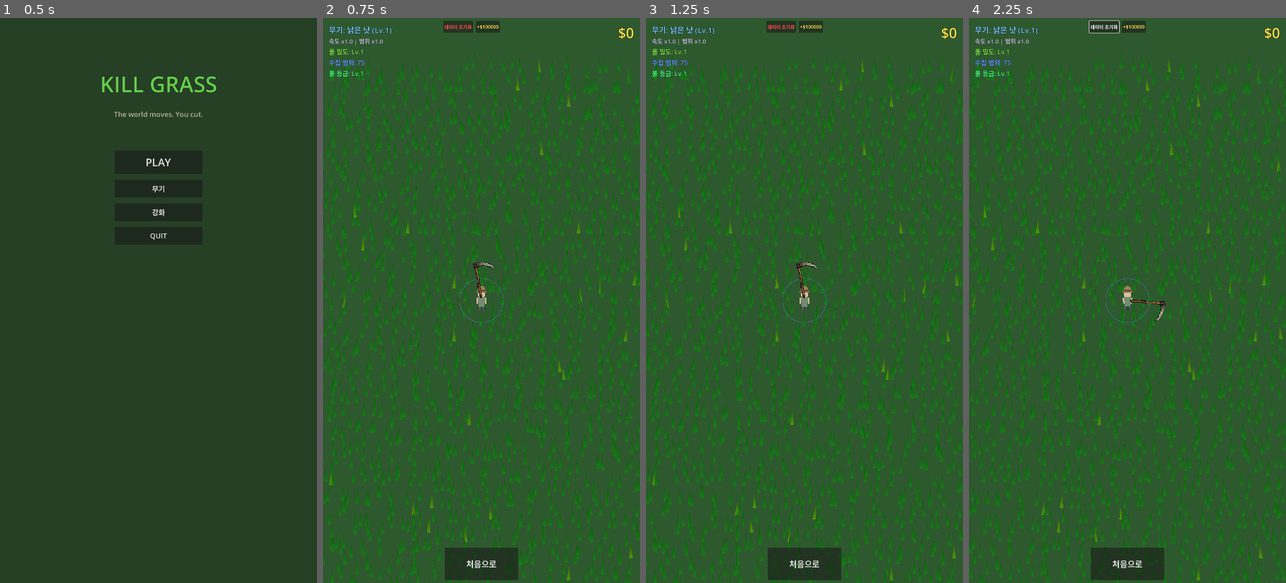
Above: before the commit, frames 1-4 (left to right).
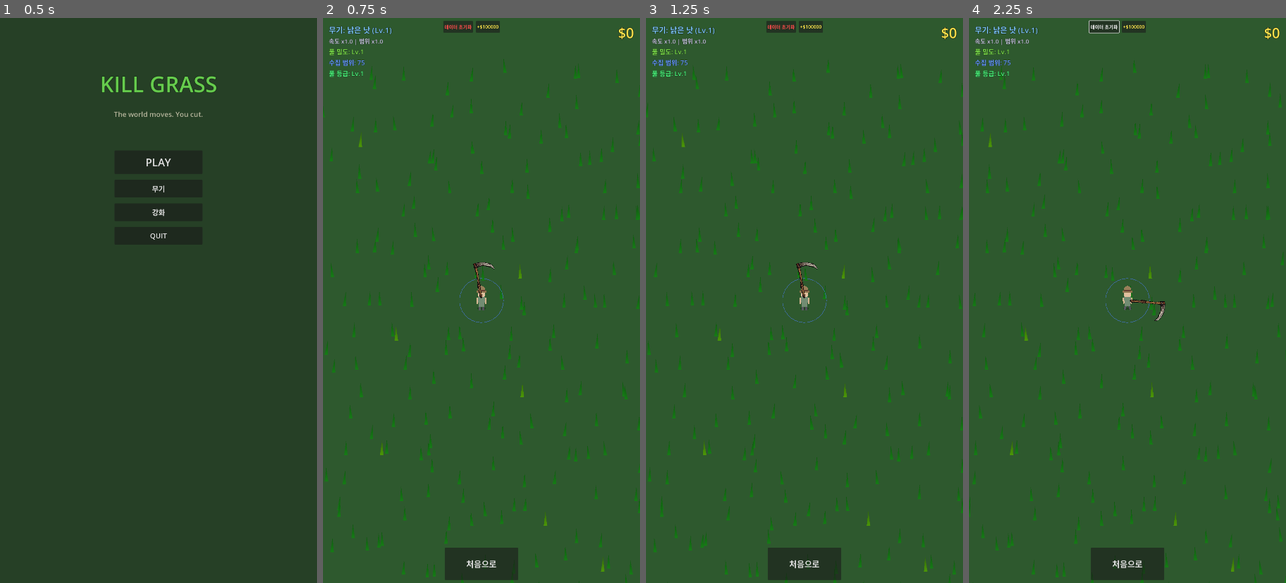
Above: after the commit, the same moments.

Repository: yellyB/game-kill_grass
Game: Godot game, scene res://scenes/ui/main_menu.tscn
Same seed, same stepped clock (60 frames per second), same inputs: the game is played once before the commit and once after it.
Inputs (mouse positions are in pixels of both pictures, inside the frame that each line leads up to):
- Up to frame 1 (0.5 s): no input
- Up to frame 2 (0.75 s): click "PLAY" at 0.5 s
- Up to frame 3 (1.25 s): no input
- Up to frame 4 (2.25 s): click "데이터 초기화" at 1.25 s; move the mouse to (1197, 272) at 2.02 s; hold D (move_right) from 2.03 s (still down); click (1197, 272) at 2.17 s

Frame 1 is identical in both runs. In frame 2, 15% of the frame differs, in the area x 0-100%, y 6-100%; in frame 3, 15%; in frame 4, 15%.

Commit message:
Add grass regen upgrade and adjust density/regen times
- Reduce initial grass density (cell_size 40 → 100 at level 0)
- Double base grass regen time (12s → 23s)
- Add grass regen speed upgrade (10 levels, 2s decrease per level)
- Level 0: 23s, Level 10: 3s (linear decrease)
- Add GrassRegenBtn to upgrade panel

Co-Authored-By: Claude Opus 4.5 <noreply@anthropic.com>

Diff:
--- a/autoload/game_manager.gd
+++ b/autoload/game_manager.gd
@@ -7,6 +7,7 @@
 var upgrade_grass_density: int = 0  # 풀 밀도 업그레이드 (0-10, 최대 레벨에서 빽빽하게)
 var upgrade_magnet_range: int = 0
 var upgrade_grass_quality: int = 0  # 풀 등급 업그레이드 (고급 풀 등장 확률 증가)
+var upgrade_grass_regen: int = 0  # 풀 재생 속도 업그레이드 (0-10)
 
 # Upgrade costs (increases each level)
 const BASE_UPGRADE_COST: int = 100
@@ -17,6 +18,7 @@
 
 # Grass density settings
 const MAX_DENSITY_LEVEL: int = 10
+const MAX_REGEN_LEVEL: int = 10
 const BASE_GRASS_PER_CHUNK: int = 8
 const BASE_MIN_SPACING: float = 60.0
 
@@ -36,7 +38,7 @@
 	var normal_grass = GrassData.new()
 	normal_grass.grass_name = "기본풀"
 	normal_grass.max_health = 4
-	normal_grass.regen_time = 12.0
+	normal_grass.regen_time = 23.0
 	normal_grass.min_drop_value = 1
 	normal_grass.max_drop_value = 1
 	normal_grass.drop_chance = 1.0
@@ -47,7 +49,7 @@
 	var tough_grass = GrassData.new()
 	tough_grass.grass_name = "강한풀"
 	tough_grass.max_health = 12
-	tough_grass.regen_time = 12.0
+	tough_grass.regen_time = 23.0
 	tough_grass.min_drop_value = 5
 	tough_grass.max_drop_value = 5
 	tough_grass.drop_chance = 1.0
@@ -58,7 +60,7 @@
 	var strong_grass = GrassData.new()
 	strong_grass.grass_name = "완전 센풀"
 	strong_grass.max_health = 24
-	strong_grass.regen_time = 12.0
+	strong_grass.regen_time = 23.0
 	strong_grass.min_drop_value = 30
 	strong_grass.max_drop_value = 30
 	strong_grass.drop_chance = 1.0
@@ -143,6 +145,10 @@
 
 func get_magnet_range() -> float:
 	return base_magnet_range * (1.0 + upgrade_magnet_range * 0.3)  # 30% increase per level
+
+func get_grass_regen_time(base_time: float) -> float:
+	# 매 레벨마다 2초씩 감소
+	return base_time - (upgrade_grass_regen * 2.0)
 
 func get_upgrade_cost(current_level: int) -> int:
 	return int(BASE_UPGRADE_COST * pow(UPGRADE_COST_MULTIPLIER, current_level))
@@ -158,6 +164,9 @@
 			current_level = upgrade_magnet_range
 		"grass_quality":
 			current_level = upgrade_grass_quality
+		"grass_regen":
+			current_level = upgrade_grass_regen
+			max_level = MAX_REGEN_LEVEL
 		_:
 			return false
 
@@ -179,6 +188,8 @@
 			upgrade_magnet_range += 1
 		"grass_quality":
 			upgrade_grass_quality += 1
+		"grass_regen":
+			upgrade_grass_regen += 1
 
 	upgrade_purchased.emit(upgrade_type, current_level + 1)
 	return true
@@ -188,7 +199,8 @@
 		"money": money,
 		"upgrade_grass_density": upgrade_grass_density,
 		"upgrade_magnet_range": upgrade_magnet_range,
-		"upgrade_grass_quality": upgrade_grass_quality
+		"upgrade_grass_quality": upgrade_grass_quality,
+		"upgrade_grass_regen": upgrade_grass_regen
 	}
 
 func load_save_data(data: Dictionary) -> void:
@@ -196,6 +208,7 @@
 	upgrade_grass_density = data.get("upgrade_grass_density", 0)
 	upgrade_magnet_range = data.get("upgrade_magnet_range", 0)
 	upgrade_grass_quality = data.get("upgrade_grass_quality", 0)
+	upgrade_grass_regen = data.get("upgrade_grass_regen", 0)
 	money_changed.emit(money)
 
 func reset_session_data() -> void:
--- a/autoload/save_manager.gd
+++ b/autoload/save_manager.gd
@@ -58,6 +58,7 @@
 	GameManager.upgrade_grass_density = 0
 	GameManager.upgrade_magnet_range = 0
 	GameManager.upgrade_grass_quality = 0
+	GameManager.upgrade_grass_regen = 0
 	GameManager.money_changed.emit(0)
 	# Reset WeaponManager
 	WeaponManager.current_weapon_level = 0
--- a/scenes/ui/upgrade_panel.tscn
+++ b/scenes/ui/upgrade_panel.tscn
@@ -46,9 +46,9 @@
 anchor_right = 0.5
 anchor_bottom = 0.5
 offset_left = -220.0
-offset_top = -280.0
+offset_top = -320.0
 offset_right = 220.0
-offset_bottom = 280.0
+offset_bottom = 320.0
 grow_horizontal = 2
 grow_vertical = 2
 theme_override_styles/panel = SubResource("StyleBoxFlat_panel")
@@ -69,8 +69,8 @@
 offset_left = 20.0
 offset_top = 60.0
 offset_right = 420.0
-offset_bottom = 280.0
-theme_override_constants/separation = 10
+offset_bottom = 350.0
+theme_override_constants/separation = 8
 
 [node name="GrassDensityBtn" type="Button" parent="Control/Panel/VBoxContainer"]
 custom_minimum_size = Vector2(0, 60)
@@ -93,12 +93,19 @@
 text = "풀 등급 Lv.1
 $100"
 
+[node name="GrassRegenBtn" type="Button" parent="Control/Panel/VBoxContainer"]
+custom_minimum_size = Vector2(0, 60)
+layout_mode = 2
+theme_override_font_sizes/font_size = 18
+text = "풀 재생 Lv.1
+$100"
+
 [node name="DescriptionPanel" type="Panel" parent="Control/Panel"]
 layout_mode = 1
 offset_left = 20.0
-offset_top = 280.0
+offset_top = 355.0
 offset_right = 420.0
-offset_bottom = 460.0
+offset_bottom = 520.0
 
 [node name="DescriptionLabel" type="Label" parent="Control/Panel/DescriptionPanel"]
 layout_mode = 1
@@ -120,9 +127,9 @@
 [node name="ConfirmBtn" type="Button" parent="Control/Panel"]
 layout_mode = 1
 offset_left = 20.0
-offset_top = 475.0
+offset_top = 535.0
 offset_right = 420.0
-offset_bottom = 540.0
+offset_bottom = 600.0
 theme_override_font_sizes/font_size = 24
 disabled = true
 text = "강화하기"
--- a/scripts/grass_spawner.gd
+++ b/scripts/grass_spawner.gd
@@ -113,8 +113,9 @@
 	var chunk_origin = Vector2(chunk_coord.x * chunk_size, chunk_coord.y * chunk_size)
 
 	# Get density - affects grid spacing
+	# Level 0: cell_size = 100 (very sparse), Level 10: cell_size = 16 (dense)
 	var density_level = GameManager.get_grass_density_level()
-	var cell_size = grid_cell_size / (1.0 + density_level * 0.15)  # Denser grid at higher levels
+	var cell_size = grid_cell_size * 2.5 / (1.0 + density_level * 0.525)
 
 	var rng = RandomNumberGenerator.new()
 	rng.seed = hash(chunk_coord)
@@ -132,12 +133,13 @@
 
 			if not grass_data.has(grid_pos):
 				var gd = GameManager.get_random_grass_data()
+				var base_regen = gd.regen_time if gd else 5.0
 				grass_data[grid_pos] = {
 					"cut": false,
 					"type": get_grass_type_index(gd),
 					"health": gd.max_health if gd else 1,
 					"max_health": gd.max_health if gd else 1,
-					"regen_time": gd.regen_time if gd else 5.0,
+					"regen_time": GameManager.get_grass_regen_time(base_regen),
 					"regen_timer": 0.0,
 					"value": randi_range(gd.min_drop_value, gd.max_drop_value) if gd else 1
 				}
@@ -174,11 +176,12 @@
 			if data.regen_timer >= data.regen_time:
 				# Regenerate with new random type
 				var gd = GameManager.get_random_grass_data()
+				var base_regen = gd.regen_time if gd else 5.0
 				data.cut = false
 				data.type = get_grass_type_index(gd)
 				data.health = gd.max_health if gd else 1
 				data.max_health = gd.max_health if gd else 1
-				data.regen_time = gd.regen_time if gd else 5.0
+				data.regen_time = GameManager.get_grass_regen_time(base_regen)
 				data.regen_timer = 0.0
 				data.value = randi_range(gd.min_drop_value, gd.max_drop_value) if gd else 1
 
--- a/scripts/upgrade_panel.gd
+++ b/scripts/upgrade_panel.gd
@@ -7,6 +7,7 @@
 @onready var grass_density_btn: Button = $Panel/VBoxContainer/GrassDensityBtn
 @onready var magnet_range_btn: Button = $Panel/VBoxContainer/MagnetRangeBtn
 @onready var grass_quality_btn: Button = $Panel/VBoxContainer/GrassQualityBtn
+@onready var grass_regen_btn: Button = $Panel/VBoxContainer/GrassRegenBtn
 @onready var description_label: Label = $Panel/DescriptionPanel/DescriptionLabel
 @onready var confirm_btn: Button = $Panel/ConfirmBtn
 @onready var close_btn: Button = $Panel/CloseBtn
@@ -35,6 +36,12 @@
     "description": "더 높은 등급의 풀이 등장할 확률이 증가합니다.",
     "stat_format": "등급 레벨: %d → %d",
     "max_level": -1
+  },
+  "grass_regen": {
+    "name": "풀 재생 속도",
+    "description": "베어진 풀이 더 빨리 다시 자랍니다.",
+    "stat_format": "재생 시간: %.1f초 → %.1f초",
+    "max_level": 10
   }
 }
 
@@ -47,6 +54,7 @@
   grass_density_btn.pressed.connect(_on_grass_density_selected)
   magnet_range_btn.pressed.connect(_on_magnet_range_selected)
   grass_quality_btn.pressed.connect(_on_grass_quality_selected)
+  grass_regen_btn.pressed.connect(_on_grass_regen_selected)
 
   GameManager.money_changed.connect(_on_money_changed)
   GameManager.upgrade_purchased.connect(_on_upgrade_purchased)
@@ -99,6 +107,9 @@
 func _on_grass_quality_selected() -> void:
   select_upgrade("grass_quality")
 
+func _on_grass_regen_selected() -> void:
+  select_upgrade("grass_regen")
+
 func select_upgrade(upgrade_type: String) -> void:
   selected_upgrade = upgrade_type
   update_description()
@@ -117,6 +128,7 @@
   grass_density_btn.modulate = Color(1.0, 1.0, 0.5) if selected_upgrade == "grass_density" else Color(1, 1, 1)
   magnet_range_btn.modulate = Color(1.0, 1.0, 0.5) if selected_upgrade == "magnet_range" else Color(1, 1, 1)
   grass_quality_btn.modulate = Color(1.0, 1.0, 0.5) if selected_upgrade == "grass_quality" else Color(1, 1, 1)
+  grass_regen_btn.modulate = Color(1.0, 1.0, 0.5) if selected_upgrade == "grass_regen" else Color(1, 1, 1)
 
 func update_description() -> void:
   if selected_upgrade.is_empty():
@@ -152,6 +164,14 @@
       cost = GameManager.get_upgrade_cost(current_level)
       current_value = current_level
       next_value = current_level + 1
+    "grass_regen":
+      current_level = GameManager.upgrade_grass_regen
+      cost = GameManager.get_upgrade_cost(current_level)
+      current_value = GameManager.get_grass_regen_time(23.0)
+      var temp_level = GameManager.upgrade_grass_regen
+      GameManager.upgrade_grass_regen += 1
+      next_value = GameManager.get_grass_regen_time(23.0)
+      GameManager.upgrade_grass_regen = temp_level
 
   # Check max level
   if info.max_level >= 0 and current_level >= info.max_level:
@@ -186,6 +206,10 @@
       cost = GameManager.get_upgrade_cost(current_level)
     "grass_quality":
       current_level = GameManager.upgrade_grass_quality
+      cost = GameManager.get_upgrade_cost(current_level)
+    "grass_regen":
+      current_level = GameManager.upgrade_grass_regen
+      max_level = GameManager.MAX_REGEN_LEVEL
       cost = GameManager.get_upgrade_cost(current_level)
 
   # Check max level
@@ -224,6 +248,7 @@
 
 func update_button_texts() -> void:
   var density_level = GameManager.upgrade_grass_density
+  var regen_level = GameManager.upgrade_grass_regen
 
   # Grass density has max level of 10
   if density_level >= GameManager.MAX_DENSITY_LEVEL:
@@ -233,3 +258,9 @@
 
   magnet_range_btn.text = "수집 범위 Lv.%d → Lv.%d" % [GameManager.upgrade_magnet_range, GameManager.upgrade_magnet_range + 1]
   grass_quality_btn.text = "풀 등급 Lv.%d → Lv.%d" % [GameManager.upgrade_grass_quality, GameManager.upgrade_grass_quality + 1]
+
+  # Grass regen has max level of 10
+  if regen_level >= GameManager.MAX_REGEN_LEVEL:
+    grass_regen_btn.text = "풀 재생 Lv.%d (MAX)" % regen_level
+  else:
+    grass_regen_btn.text = "풀 재생 Lv.%d → Lv.%d" % [regen_level, regen_level + 1]
